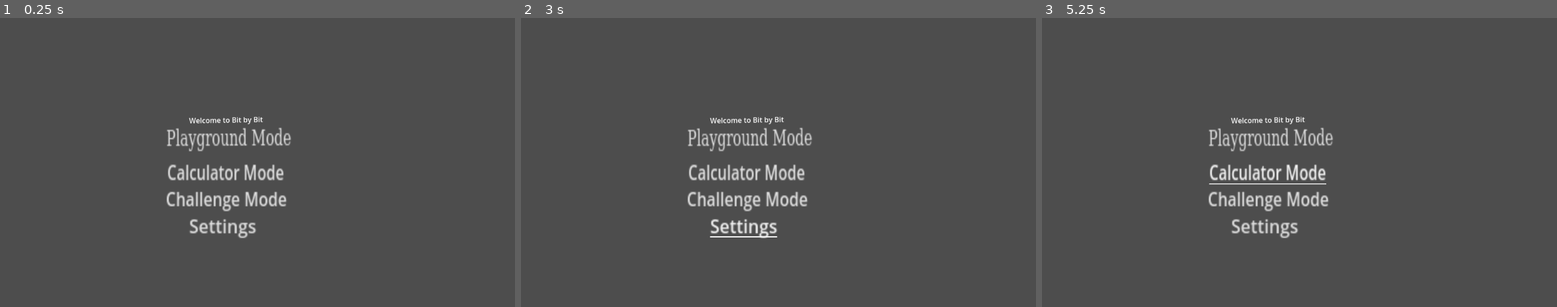
Above: before the commit, frames 1-3 (left to right).
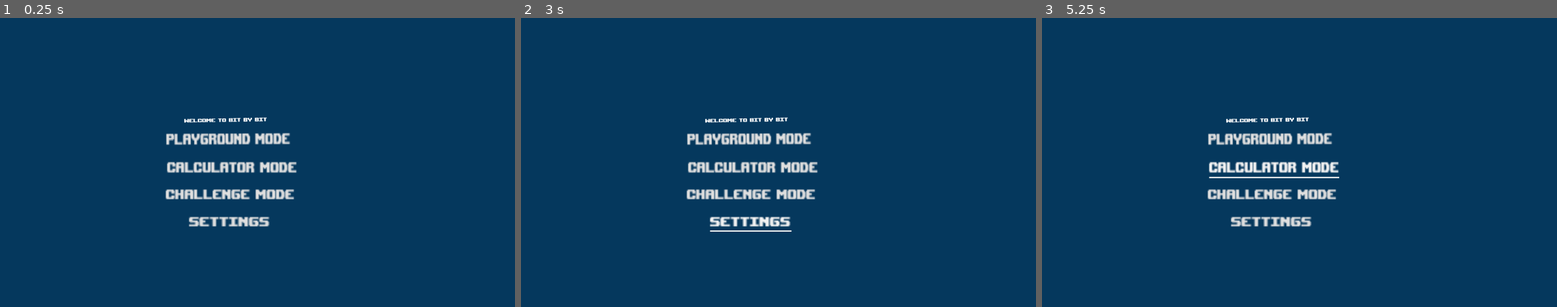
Above: after the commit, the same moments.

Repository: cyberneel/bit-by-bit
Game: Godot game, scene res://Scenes/main_menu.tscn
The game is run twice, just before and just after one commit, with the same random seed, the same clock (stepped at 60 frames per second) and the same inputs.
Inputs (mouse positions are in pixels of both pictures, inside the frame that each line leads up to):
- Up to frame 1 (0.25 s): no input
- Up to frame 2 (3 s): tap Enter at 0.5, 2 s; move the mouse to (891, 148) at 0.52 s; tap Space at 1.25, 2.75 s; move the mouse to (675, 176) at 1.27 s; move the mouse to (830, 98) at 2.02 s; move the mouse to (752, 220) at 2.77 s
- Up to frame 3 (5.25 s): tap Enter at 3.5 s; move the mouse to (1454, 205) at 3.52 s; tap Space at 4.25 s; move the mouse to (1145, 119) at 4.27 s; move the mouse to (1325, 162) at 5.02 s

The runs differ from the first frame. In frame 1, 100% of the frame differs, in the area x 0-100%, y 0-100%; in frame 2, 100%; in frame 3, 100%.

Commit message:
Update main_menu.tscn

Diff:
--- a/Scenes/main_menu.tscn
+++ b/Scenes/main_menu.tscn
@@ -1,6 +1,8 @@
-[gd_scene load_steps=3 format=3 uid="uid://ch1ii2ee51yh2"]
+[gd_scene load_steps=4 format=3 uid="uid://et1u4h28hv2a"]
 
-[ext_resource type="Theme" uid="uid://3dbgvh1hymlk" path="res://new_theme.tres" id="1_fru4v"]
+[ext_resource type="FontFile" uid="uid://drk033dlm2rah" path="res://assets/fonts/upheavtt.ttf" id="1_iwjah"]
+
+[sub_resource type="Theme" id="Theme_tp271"]
 
 [sub_resource type="Shortcut" id="Shortcut_wvy20"]
 
@@ -13,8 +15,9 @@
 offset_bottom = 288.0
 rotation = -0.00514891
 scale = Vector2(1.94802, 2.98586)
-theme = ExtResource("1_fru4v")
+theme = SubResource("Theme_tp271")
 theme_type_variation = &"#ffff"
+theme_override_fonts/font = ExtResource("1_iwjah")
 shortcut = SubResource("Shortcut_wvy20")
 text = "Playground Mode"
 underline = 1
@@ -25,9 +28,20 @@
 offset_right = 747.0
 offset_bottom = 294.0
 rotation = -0.016872
+theme_override_fonts/font = ExtResource("1_iwjah")
 text = "Welcome to Bit by Bit"
 horizontal_alignment = 1
 vertical_alignment = 1
+
+[node name="ColorRect" type="ColorRect" parent="Label"]
+z_index = -1
+layout_mode = 1
+anchors_preset = -1
+offset_left = -340.0
+offset_top = -209.0
+offset_right = 918.0
+offset_bottom = 526.0
+color = Color(0.0219014, 0.217932, 0.364542, 1)
 
 [node name="LinkButton2" type="LinkButton" parent="."]
 offset_left = 374.0
@@ -35,6 +49,7 @@
 offset_right = 501.0
 offset_bottom = 352.0
 scale = Vector2(2.06243, 2.85985)
+theme_override_fonts/font = ExtResource("1_iwjah")
 text = "Calculator Mode"
 underline = 1
 
@@ -44,6 +59,7 @@
 offset_right = 495.0
 offset_bottom = 414.0
 scale = Vector2(2.1842, 2.67708)
+theme_override_fonts/font = ExtResource("1_iwjah")
 text = "Challenge Mode"
 underline = 1
 
@@ -53,5 +69,6 @@
 offset_right = 533.0
 offset_bottom = 476.0
 scale = Vector2(2.42464, 2.59456)
+theme_override_fonts/font = ExtResource("1_iwjah")
 text = "Settings"
 underline = 1
